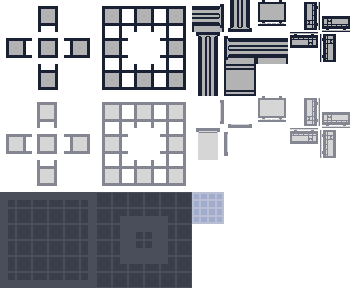
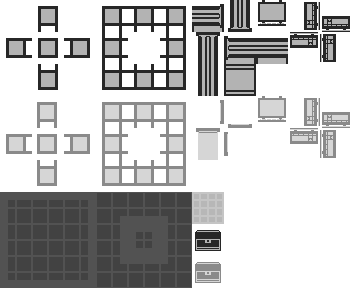
Comparing the layer stacks of the two (352, 288) images. Changes:
painted on "Layer 3" over (0, 0, 350, 288)
removed layer "Layer 2" over (258, 96, 327, 122)
removed layer "floor" over (192, 192, 224, 224)
removed layer "Layer 4" over (0, 192, 192, 288)
removed layer "Group 1" over (6, 0, 350, 186)
